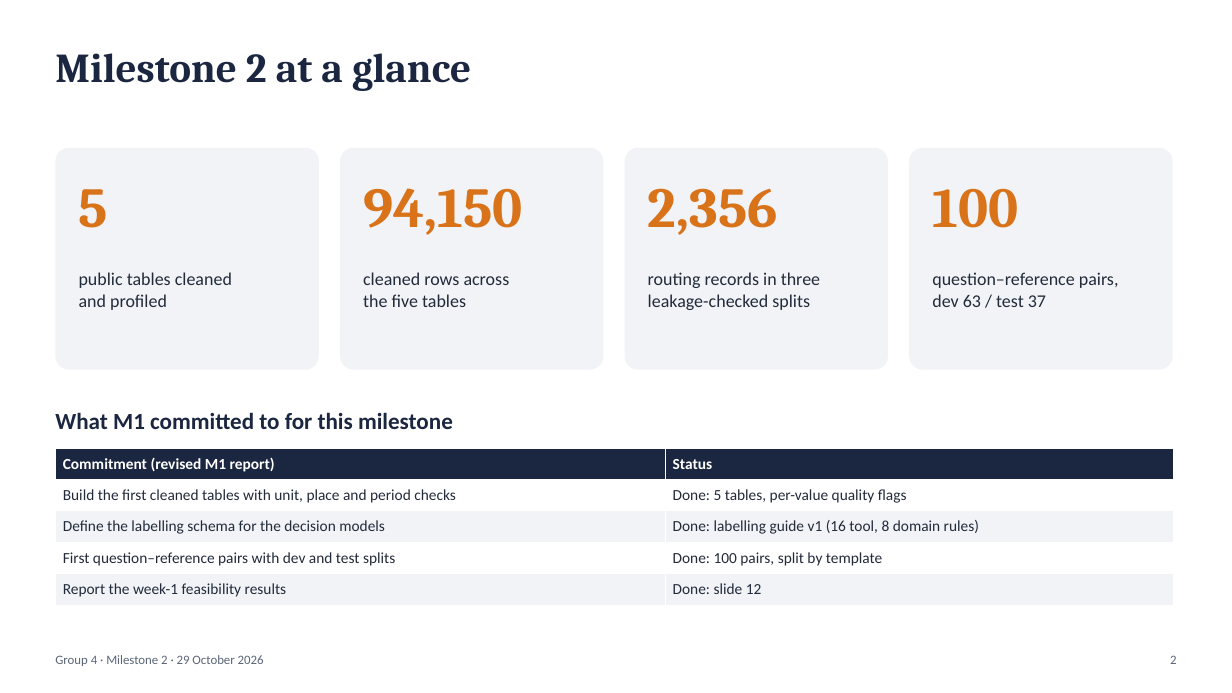
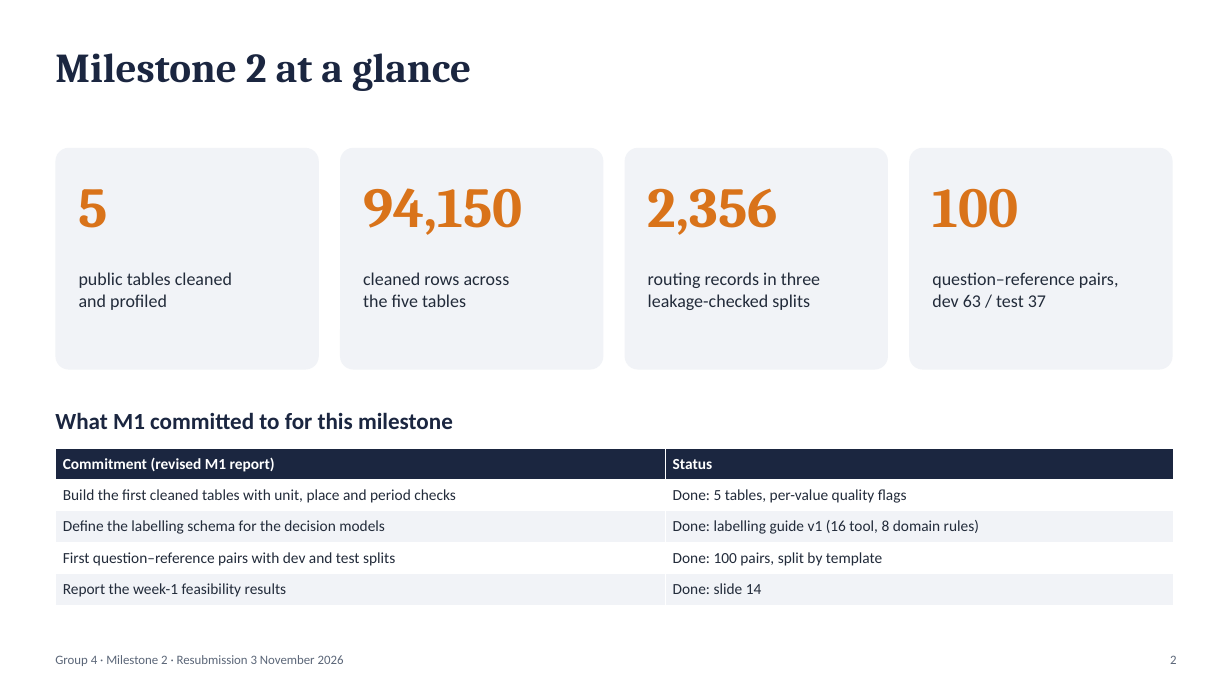
Before and after one commit to sathyaIITM/Group-4-DS-and-AI-Lab-Project, a slide deck: slide 2 of docs/Milestone2_TA_Presentation.pptx. Drawn at 1232x693 pixels with LibreOffice and Linux fonts; fonts in the diff are those of the drawing. Boxes give left, top, right and bottom in pixels: in the first picture for what was removed or moved away, otherwise in the second. Text is boxed around its words. In the diff, an @@ line names an element or a change of style, - is before the commit and + after.

```diff
--- a/docs/Milestone2_TA_Presentation.pptx
+++ b/docs/Milestone2_TA_Presentation.pptx
@@ table at [55, 448, 1174, 605] @@
-row 5, column 2: Done: slide 12
+row 5, column 2: Done: slide 14
@@ text at [55, 655, 344, 666]: text changed @@
-Group 4 · Milestone 2 · 29 October 2026
+Group 4 · Milestone 2 · Resubmission 3 November 2026
```
Also in this commit, not shown: 13 other slides changed, 2 slides added, 49 other files.
